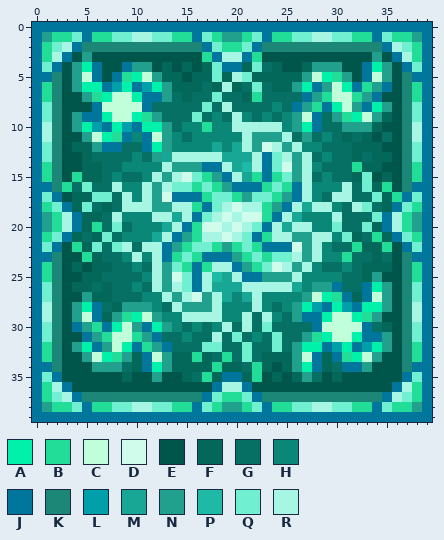
File history of a pixel-art sprite, icon.png. Above is the file before it was changed.
The file is 80x80 pixels, drawn in blocks of 2x2; one block is one cell here.
Palette (. is transparent): A #00f2aa  B #22dd97  C #c1ffdb  D #d0fdeb  E #00564b  F #03675a  G #057063  H #0b8777  J #00769d  K #1c8777  L #00a0aa  M #17a794  N #21a08d  P #1fbaa6  Q #71efd1  R #a7f5e3
Pixels before, first column x 0:
 0 JJJJJJJJJJJJJJJJJJJJJJJJJJJJJJJJJJJJJJJJ
 1 JNBBQJBBQQRRQQBBJQBNNBQJBBQQRRQQBBJQBBNJ
 2 JBQRJKKKKKKKKKKKKJQBBQJKKKKKKKKKKKKJRQBJ
 3 JBRJENEEEEEEEEEEEBJRRJBEEEEEEEEEEENEJRBJ
 4 JQJENAJEEJNNEFEFEFQJJFQGFEEFNNNEEJANEJQJ
 5 JJKENCJEJBACNFFEFFQFRQFFFFFNCABNEJCNEKJJ
 6 JBKENAAJLAJLANFFFGFRFGQGFFNAJNCAJBNJEKBJ
 7 JBKEENBACCAJJNGFGGQGGFBGGGGJNBCCBNJEEKBJ
 8 JQKEEEJCCCCJGGGGGQGRGGGGHGJNBJACNJANEKQJ
 9 JQKENJJACCABNGGGQGHGRHGHGHNCJGNBACNFEKQJ
10 JRKENALJALJAANGHHBHHRRRRRHNAJGGNNNFEEKRJ
11 JRKEENCABJHJCNHGHHHHHRNNNRGNGHGFGFEGEKRJ
12 JQKEFFNJJGGJANHHHHMHMRNDRNRHHGGGFFFEEKQJ
13 JQKEEFGGGGHGNMRRRRRMMMRJQRNRGHGGFGFFEKQJ
14 JBKEEFFGGHHHHRNNNJJRMPRJQDNRHGGGBFFEEKBJ
15 JBKEBFFGHGGHRNRDQBNJRMBJBQNRGHGGFQEFEKBJ
16 JJKBGQGGRHHRNRQQBQBNJJJBQBJRHHHRGQFBEKJJ
17 JQJEFFQQGRHRNDJJJBQQBNQQBNJRHGRRGGQFBJQJ
18 JBQJFQGFGRRRNNRRBJQRDRRBNJRMRRHGRQGFJQBJ
19 JNBRJFFGRHHHRRMRJQRDRDDBJRMHHHRGGGQJRBNJ
20 JNBRJFBGQGHHHMRJBDDRDRQJRMRRHHQGGQFJRBNJ
21 JBQJFGFQGHHHMRJNBRRDRQJBRRNNRRHQFGBFJQBJ
22 JQJEBFQGQRGRRJNBQQBNBQBJJJDNRHGGBFFBEJQJ
23 JJKEEBFGGHRHRJBQBJJJNBQBQQRNRHHBGGFGEKJJ
24 JBKEFEFFGGHGRNQBJBRRJNBQDRNRHGGHGFFFEKBJ
25 JBKEEFFGGGGHRNDQJRPMRJJNNNRHHHHGGFNEEKBJ
26 JQKEFFGFGGHGRNRQJRMMMRRRRRMHNNJGGJANEKQJ
27 JQKEENFFGGGHHRNRDNRMHMRHHHHNCABJFJCNEKQJ
28 JRKENAJGFNNNHGRNNNRHHHRHGHNALJALJAANEKRJ
29 JRKENCJFNBACNHHRRRRHHRGRHGNJJACCABNEEKRJ
30 JQKEJNBJACNJANHGHGHRGRGQGGGGJCCCCJGFEKQJ
31 JQKEEJNBCCBNJGGHGGRGQGHGQGGNBACCAJJNEKQJ
32 JBKENAJNCAJBNJGGGQQGGQGGQGNAAJLAJLANEKBJ
33 JBKEENCABNFJCNFFBFGBGQGFFFNCJFJBACNEEKBJ
34 JJKEEENNNGFJANFFFFBFFGBFEFNAJFGJJNEEEKJJ
35 JQJEEEEEEFEENEEFGBFJJFBEFEFNGEFEEEEEEJQJ
36 JBRJEEEEEEEEEEEEEEJRRJEEEEEEEEEEEEEEJRBJ
37 JBQRJKKKKKKKKKKKKJQBBQJKKKKKKKKKKKKJRQBJ
38 JNBBQJBBQQRRQQBBJQBNNBQJBBQQRRQQBBJQBBNJ
39 JJJJJJJJJJJJJJJJJJJJJJJJJJJJJJJJJJJJJJJJ
After the commit:
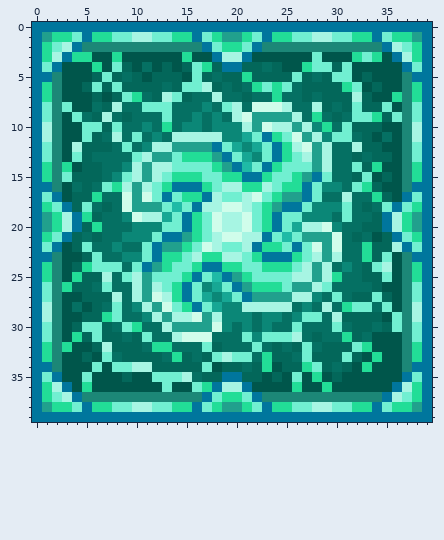
Changes in this commit:
Changed rows in their new state; - is an unchanged pixel.
first column x 3:
 3 -BB--B------B-E----E-----Q---BQB--
 4 -EEB-QFEG----QBF---F----BQQFQ-EEE-
 5 -EEFQFGFEF---Q-G-FB----QFGFQQ-FEE-
 6 -EFQFQFFFFG-QQR-G--BQBQGFFFFBQEFE-
 7 --EFEFQBGFRQ---R---G-B--FGFFFRFE-B
 8 Q--GFRGGQQQ---H-QR-DDDRGGRFGFQFFQ-
 9 -QGFRGFGGGQ--H----DNNNNRGB-FGQQB-Q
10 -EQQFQGGHGB---G--H-ND-R-RHB-QFF---
11 --QFGRGQGHGRRRRR--MQJBQD-R-QQ-----
12 -R-FFGQ-HRRNNNNJQ-HMQJB-DNR--R----
13 -Q-----QR-NQBBBNJQ-HQJBQ-NR-------
14 B------RNR-QQQQBNJ-Q-BQQQNR--Q-B--
15 QF----QRN-QBBBQQBBJJBQ-BNJQ-------
16 E-F-QBRN-QBJJJBQRRBBR--BJQ--GQB-E-
17 ---BG-DNDQJQBBJR-QRD---NJQ-G---B-E
18 ------DNN-QPQJRRD--Q---JQHH-QGF-Q-
19 --B--G-DR-MQJB-DR--Q--QQ---GQ--F--
20 -----G----QQ--Q--RD-BJQM-RDH--F---
21 ----G----QJ---Q--DRRJQPQ-NNDG--E--
22 -FQG-HG-QJN---DRQQRJBBQJQDND-GB-FR
23 --FQ---HQJB--RBBRRQBJJJBQ-NRG-B-Q-
24 --BQQQ-QJNB-QBJJBBQQBBBQ-NR----QR-
25 -B--R-QRNQQQB-Q-JNBQQQQ-RNRB---FQ-
26 B---Q--RN-QBJQH-QJNBBBQNNRQG--GFE-
27 --F--R-RND-BJQMH-QJNNNNRRHGQG-FQF-
28 -GEF-QGHRNDQBJQM--R-RRRGHGRGBQQGQ-
29 -EFFBQGGHRNR-DN---H-H--HQQGRFFFF-Q
30 -FQQFGQBGGRNNNNDH-H-H--Q-GGQGFF--Q
31 -BFQFFGFQG-RDDDG-GQ-Q-QRGFGGBFGEE-
32 BEEFRFFFGBB----F--GQ-F-FQGFFFQBEE-
33 --FEQGF-FFGB-G-QRQ--B--GQF-FQFEB--
34 ---QEQQRRFF---QE---FB--FBQ--FEB---
35 --Q------QQQR-F----F---QEB--------
36 --B-------Q--QB--------B--B-------
